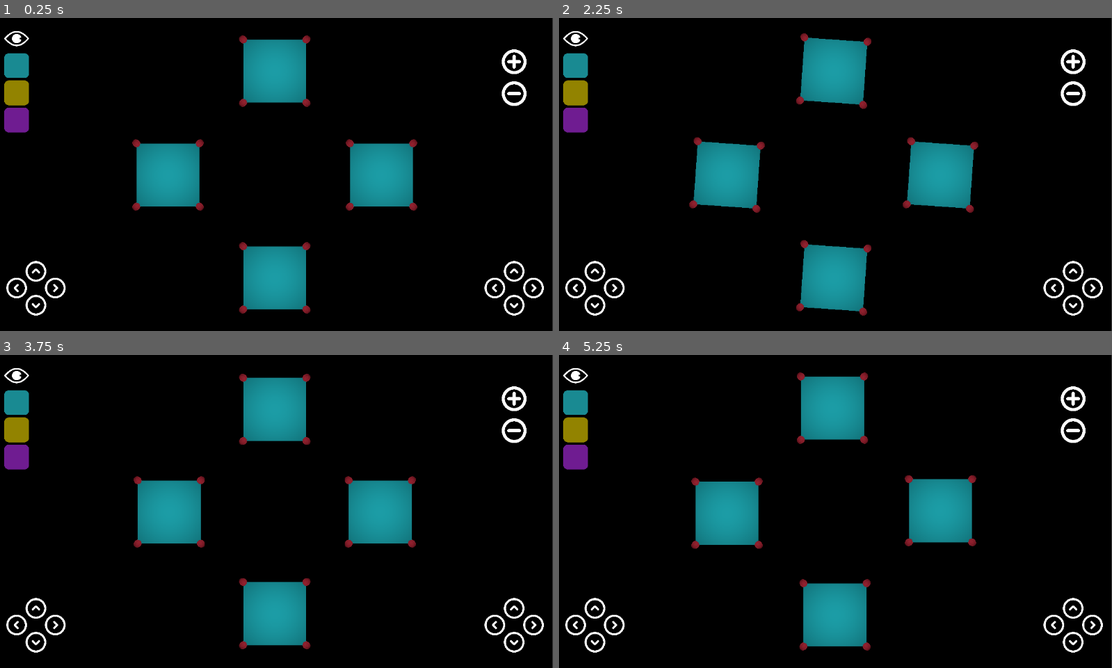
Above: before the commit, frames 1-4 (two rows, left to right).
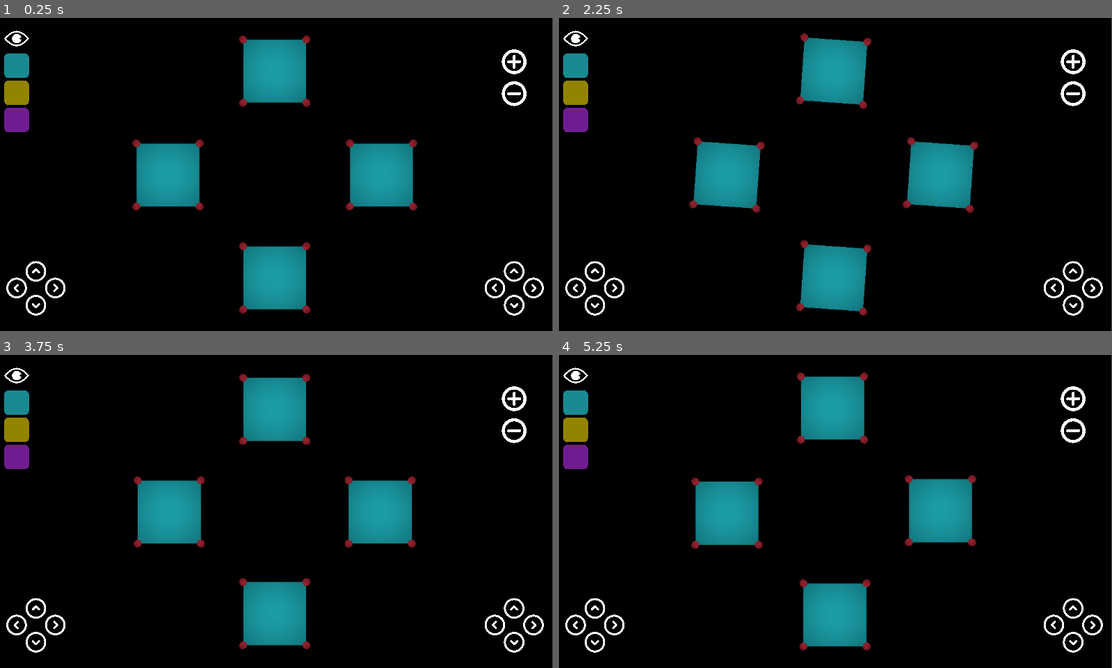
Above: after the commit, the same moments.

Repository: felipefausto42/Godotlogram
Game: Godot game, scene res://mainDisplay.tscn
Two runs of this game, one before a commit and one after it. Both use one fixed random seed, a clock stepped at 60 frames per second and the inputs below.
Inputs (mouse positions are in pixels of both pictures, inside the frame that each line leads up to):
- Up to frame 1 (0.25 s): no input
- Up to frame 2 (2.25 s): click (592, 271) at 0.5 s; click (592, 305) at 1.25 s; click (575, 287) at 2 s
- Up to frame 3 (3.75 s): click (55, 624) at 2.75 s; click (514, 608) at 3.5 s
- Up to frame 4 (5.25 s): click (1073, 642) at 4.25 s; click (1051, 624) at 5 s

The runs differ from the first frame. In frame 1, 0.5% of the frame differs, in the area x 0-99%, y 4-96%; in frame 2, 0.5%; in frame 3, 0.5%; in frame 4, 0.5%.

Commit message:
changed: unique name

Diff:
--- a/project.godot
+++ b/project.godot
@@ -18,7 +18,7 @@
 [display]
 
 window/size/mode=3
-window/stretch/mode="viewport"
+window/stretch/mode="canvas_items"
 
 [input]
 
@@ -61,3 +61,4 @@
 [rendering]
 
 renderer/rendering_method="mobile"
+textures/vram_compression/import_etc2_astc=true
Not shown, changed: export_presets.cfg
